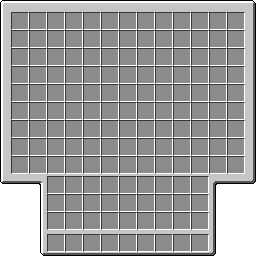
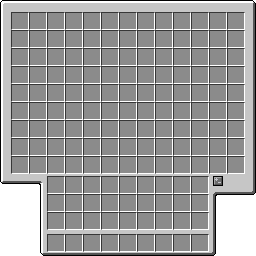
Two versions of the same layered image (256 × 256). Layer-by-layer changes:
added layer "Mockup" above "Icons" over [213,176,245,185]
showed "Icons", painted on it over [213,176,223,186]
painted on "Background" over [213,180,256,196]
